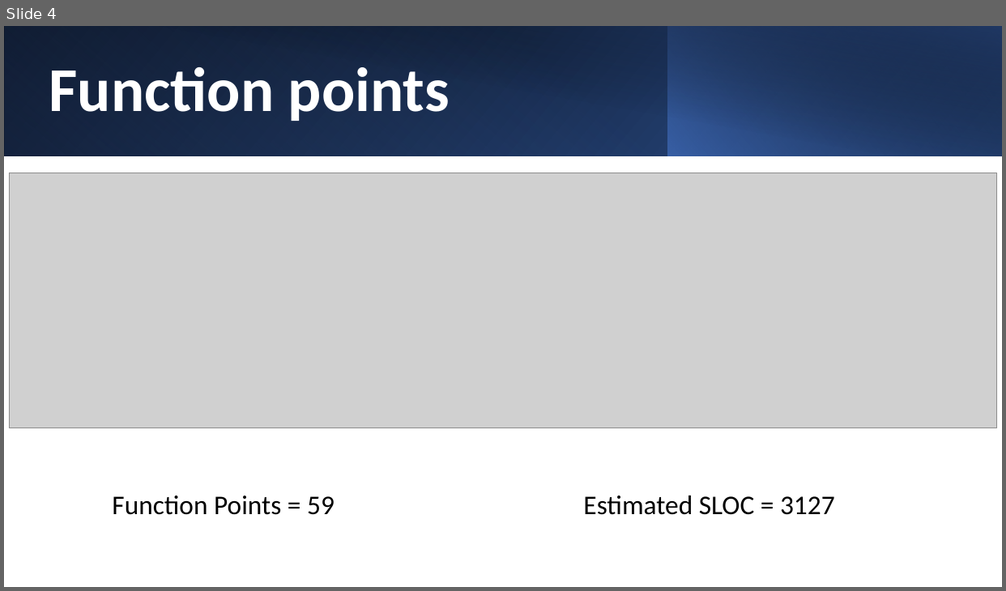
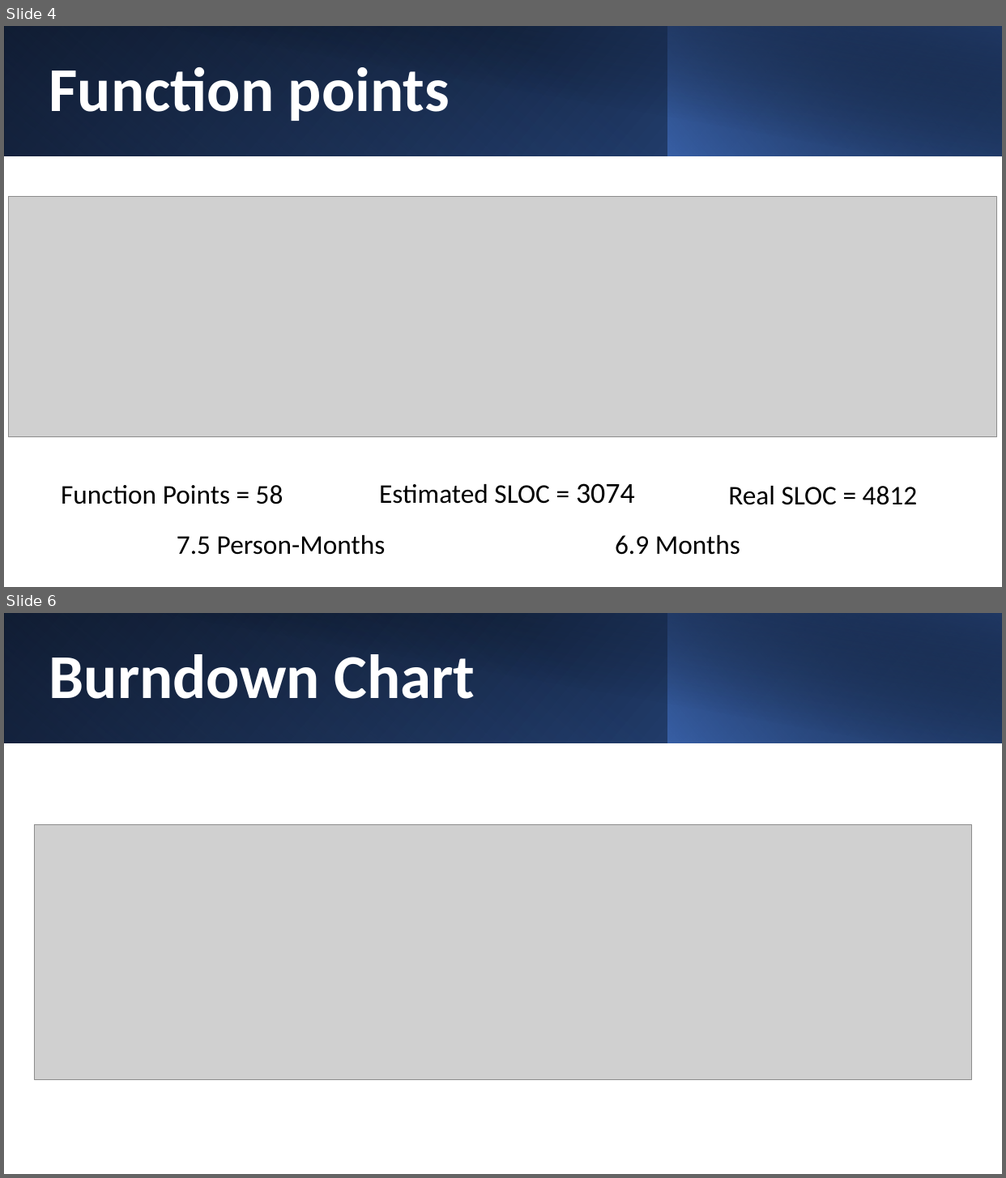
Before and after one commit to Francesco10998/Lab_Project, a slide deck: Documentation/Golden Auctions.pptx. Shown one above the other, each under a label of ours: slide 4 before the commit, slides 4 and 6 after it; the slides between them are not shown. The pictures are 1006x591 and 1006x1178 pixels, drawn with LibreOffice and Linux fonts; fonts in the diff are those of the drawing; grey boxes stand for pictures. Boxes give left, top, right and bottom in pixels: in the first picture for what was removed or moved away, otherwise in the second. Text is boxed around its words. In the diff, an @@ line names an element or a change of style, - is before the commit and + after.

```diff
--- a/Documentation/Golden Auctions.pptx
+++ b/Documentation/Golden Auctions.pptx
@@ slide 6 added at [4,613,1002,1174], background #FFFFFF @@
@@ rectangle added at [4,613,1002,743], fill gradient #000000 to #2F5597 @@
@@ rectangle added at [4,613,669,743], fill gradient #4472C4 to #203864 @@
@@ rectangle added at [41,613,1002,744], fill gradient #000000 to #203864 @@
@@ rectangle added at [668,613,1002,743], fill gradient #4472C4 to #000000 @@
@@ title added at [49,654,475,699], 60 pt, text #FFFFFF, bold @@
+Burndown Chart
@@ picture added at [34,825,972,1080] @@
@@ slide 4 changed as well @@
@@ picture: place and size @@
-picture at [9,173,997,429]
+picture at [9,197,997,437]
@@ text at [61,485,283,505]: text changed @@
-Function Points = 59
+Function Points = 58
@@ text at [379,484,635,504]: text changed @@
-Estimated SLOC = 3127
+Estimated SLOC = 3074
@@ text added at [728,486,918,506], 26 pt, text #000000 @@
+Real SLOC = 4812
@@ text added at [177,535,386,555], 26 pt, text #000000 @@
+7.5 Person-Months
@@ text added at [615,535,740,555], 26 pt, text #000000 @@
+6.9 Months
```
Also in this commit, not shown: 3 other slides changed, 9 other slides added, 1 slide removed, 55 other files.
